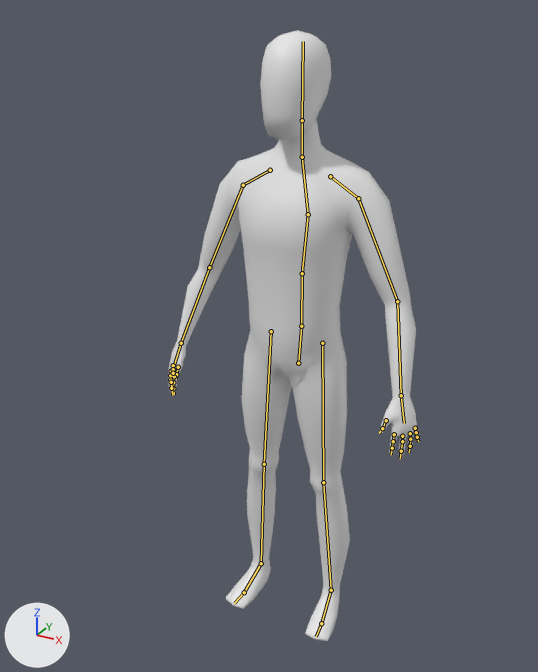
The Blender file Content/FirstPersonBP/Meshes/SK_Character_001.blend as it was, and as the next commit left it.
One viewpoint serves both versions: a 50 mm lens placed at (0.862, -1.711, 1.796), pointed at (-0.024, -0.099, 0.99). Lighting does not change. The marker at lower left points along +X, +Y and +Z. The bones that bend it are drawn over the model as lines.

The first picture shows 'Character'.
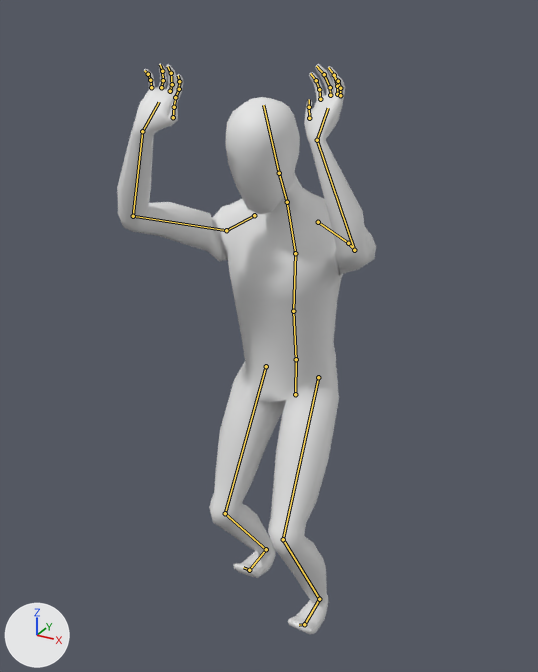
The newer file adds an action. The first version stands in its rest pose; the second is drawn at frame 18 of the action 'Jump'.

Where the change shows, as pixel boxes [x1, y1, x2, y2] in the pictures (538 x 672 px):
'Character', posed (7% shorter)
    before: [168, 30, 420, 641]
    after: [117, 63, 376, 634]
bone 'Pelvis', root to tip
    before: (298, 363) to (301, 326)
    after: (295, 394) to (296, 359)
bone 'Spine_03', root to tip
    before: (308, 214) to (302, 157)
    after: (295, 253) to (287, 202)
bone 'Neck', root to tip
    before: (302, 157) to (302, 120)
    after: (287, 202) to (279, 173)
bone 'Thumb_01.L', root to tip
    before: (386, 420) to (382, 428)
    after: (309, 118) to (309, 107)
bone 'Pointer_01.L', root to tip
    before: (394, 434) to (393, 441)
    after: (320, 99) to (319, 89)
bone 'Middle_01.L', root to tip
    before: (402, 436) to (402, 441)
    after: (330, 95) to (330, 87)
bone 'Ring_01.L', root to tip
    before: (410, 433) to (410, 439)
    after: (337, 94) to (337, 86)
bone 'Pinky_01.L', root to tip
    before: (415, 428) to (416, 432)
    after: (340, 95) to (340, 88)
bone 'Shoulder.R', root to tip
    before: (270, 170) to (243, 185)
    after: (254, 215) to (226, 230)
bone 'Thumb_01.R', root to tip
    before: (178, 367) to (176, 374)
    after: (173, 117) to (174, 107)
bone 'Pointer_01.R', root to tip
    before: (174, 376) to (173, 382)
    after: (175, 97) to (179, 89)
bone 'Middle_01.R', root to tip
    before: (171, 375) to (170, 379)
    after: (170, 91) to (172, 84)
bone 'Ring_01.R', root to tip
    before: (171, 371) to (170, 375)
    after: (161, 87) to (163, 80)
bone 'Pinky_01.R', root to tip
    before: (173, 365) to (173, 369)
    after: (151, 87) to (150, 80)
bone 'Toes.L', root to tip
    before: (321, 623) to (316, 636)
    after: (304, 624) to (299, 625)
bone 'Toes.R', root to tip
    before: (244, 592) to (234, 603)
    after: (249, 570) to (243, 567)

The change in detail:
Bone 'Pelvis' (bone_pelvis) moves from (0.0, 0.0, 0.0) to (0.0, -0.096, 0.003).
Bone 'Pelvis' (bone_pelvis) turns from (0, 0, 0) to (7, 3, 1) degrees about its own x, y and z.
Bone 'Spine_03' (bone_spine_03) turns from (0, 0, 0) to (0, 2, -1) degrees about its own x, y and z.
Bone 'Neck' (bone_neck) turns from (0, 0, 0) to (26, 0, 0) degrees about its own x, y and z.
Bone 'Thumb_01.L' (bone_thumb_01_l) turns from (0, 0, 0) to (-49, 0, 20) degrees about its own x, y and z.
Bone 'Pointer_01.L' (bone_pointer_01_l) turns from (0, 0, 0) to (-17, 0, 0) degrees about its own x, y and z.
Bone 'Middle_01.L' (bone_middle_01_l) turns from (0, 0, 0) to (-19, 0, 0) degrees about its own x, y and z.
Bone 'Ring_01.L' (bone_ring_01_l) turns from (0, 0, 0) to (-16, 0, 0) degrees about its own x, y and z.
Bone 'Pinky_01.L' (bone_pinky_01_l) turns from (0, 0, 0) to (-23, 0, 0) degrees about its own x, y and z.
Bone 'ArmIK.L' (bone_armik_l) moves from (0.0, 0.0, 0.0) to (-0.608, -0.537, 0.181).
Bone 'ArmIK.L' (bone_armik_l) turns from (0, 0, 0) to (-159, -28, -30) degrees about its own x, y and z.
Bone 'Shoulder.R' (bone_shoulder_r) turns from (0, 0, 0) to (4, -2, 0) degrees about its own x, y and z.
Bone 'Thumb_01.R' (bone_thumb_01_r) turns from (0, 0, 0) to (-49, 0, -20) degrees about its own x, y and z.
Bone 'Pointer_01.R' (bone_pointer_01_r) turns from (0, 0, 0) to (-17, 0, 0) degrees about its own x, y and z.
Bone 'Middle_01.R' (bone_middle_01_r) turns from (0, 0, 0) to (-19, 0, 0) degrees about its own x, y and z.
Bone 'Ring_01.R' (bone_ring_01_r) turns from (0, 0, 0) to (-16, 0, 0) degrees about its own x, y and z.
Bone 'Pinky_01.R' (bone_pinky_01_r) turns from (0, 0, 0) to (-23, 0, 0) degrees about its own x, y and z.
Bone 'ArmIK.R' (bone_armik_r) moves from (0.0, 0.0, 0.0) to (0.639, -0.495, 0.204).
Bone 'ArmIK.R' (bone_armik_r) turns from (0, 0, 0) to (-162, 49, -1) degrees about its own x, y and z.
Bone 'Toes.L' (bone_toes_l) turns from (0, 0, 0) to (15, -5, 15) degrees about its own x, y and z.
Bone 'Toes.R' (bone_toes_r) turns from (0, 0, 0) to (19, 6, -19) degrees about its own x, y and z.
Bone 'PoleTarget_Arm.L' (bone_poletarget_arm_l) moves from (0.0, 0.0, 0.0) to (-0.14, 0.003, -0.324).
Bone 'PoleTarget_Arm.R' (bone_poletarget_arm_r) moves from (0.0, 0.0, 0.0) to (0.107, 0.008, -0.315).
Bone 'LegIK.L' (bone_legik_l) moves from (0.0, 0.0, 0.0) to (0.0, -0.091, 0.037).
Bone 'LegIK.L' (bone_legik_l) turns from (0, 0, 0) to (25, 0, 0) degrees about its own x, y and z.
Bone 'PoleTarget_Knee.L' (bone_poletarget_knee_l) moves from (0.0, 0.0, 0.0) to (-0.147, 0.317, 0.0).
Bone 'LegIK.R' (bone_legik_r) moves from (0.0, 0.0, 0.0) to (0.0, 0.035, 0.035).
Bone 'LegIK.R' (bone_legik_r) turns from (0, 0, 0) to (27, 0, 0) degrees about its own x, y and z.
Bone 'PoleTarget_Knee.R' (bone_poletarget_knee_r) moves from (0.0, 0.0, 0.0) to (0.187, 0.331, 0.001).
